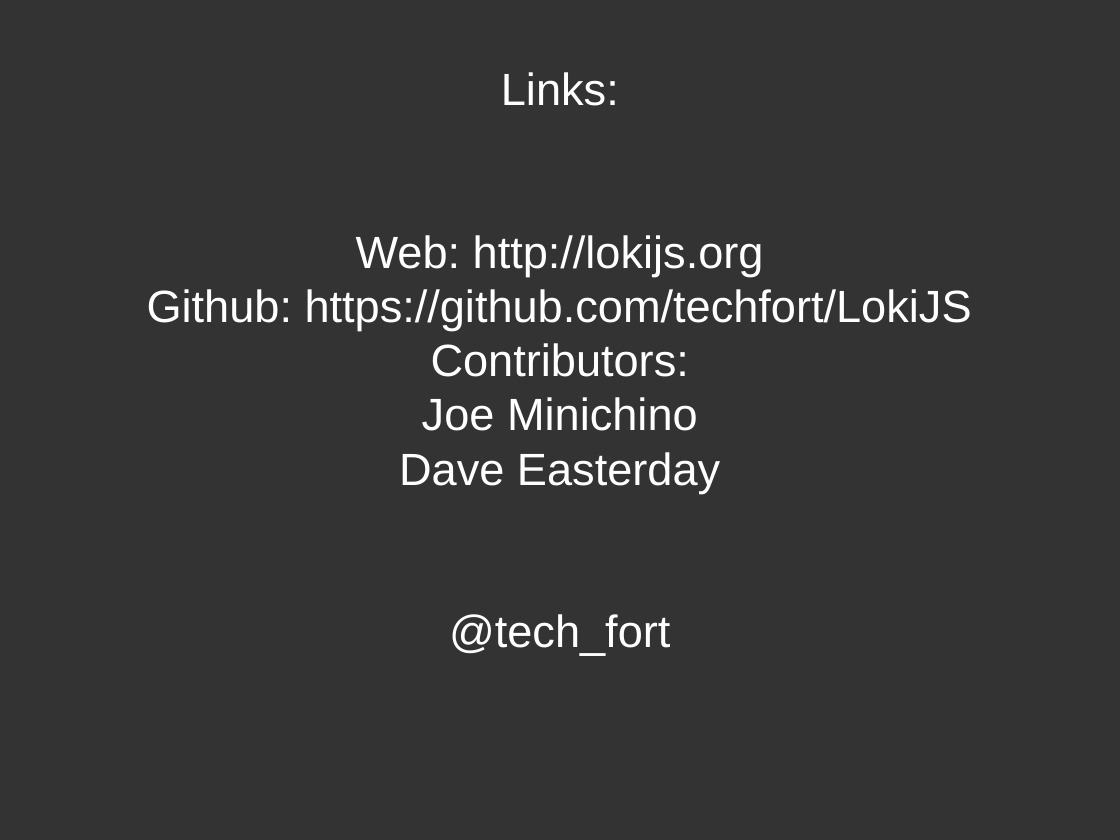
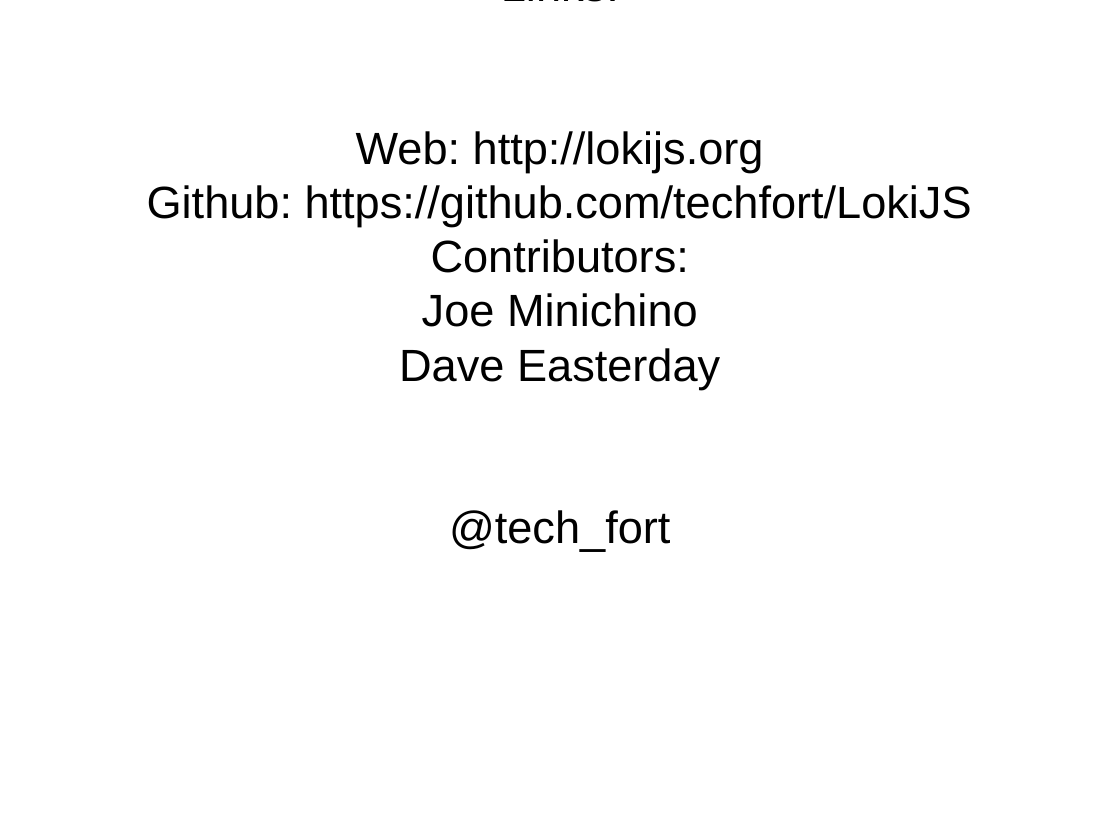
Before and after one commit to techfort/LokiJS, a slide deck: slide 16 of docs/lokijs.odp. Drawn at 1120x840 pixels with LibreOffice and Linux fonts; fonts in the diff are those of the drawing; background and template pictures are left out. Boxes give left, top, right and bottom in pixels: in the first picture for what was removed or moved away, otherwise in the second. Text is boxed around its words. In the diff, an @@ line names an element or a change of style, - is before the commit and + after.

Commit message:
changed presentation theme

```diff
--- a/docs/lokijs.odp
+++ b/docs/lokijs.odp
@@ background #333333 to picture (left out) @@
@@ subtitle "Links:": place and size @@
-subtitle "Links:" at (147, 72, 972, 656)
+subtitle "Links:" at (147, 0, 972, 552)
@@ subtitle "Links:" at (147, 0, 972, 552): text colour #FFFFFF to #000000 @@
```
Also in this commit, not shown: 15 other slides changed.
